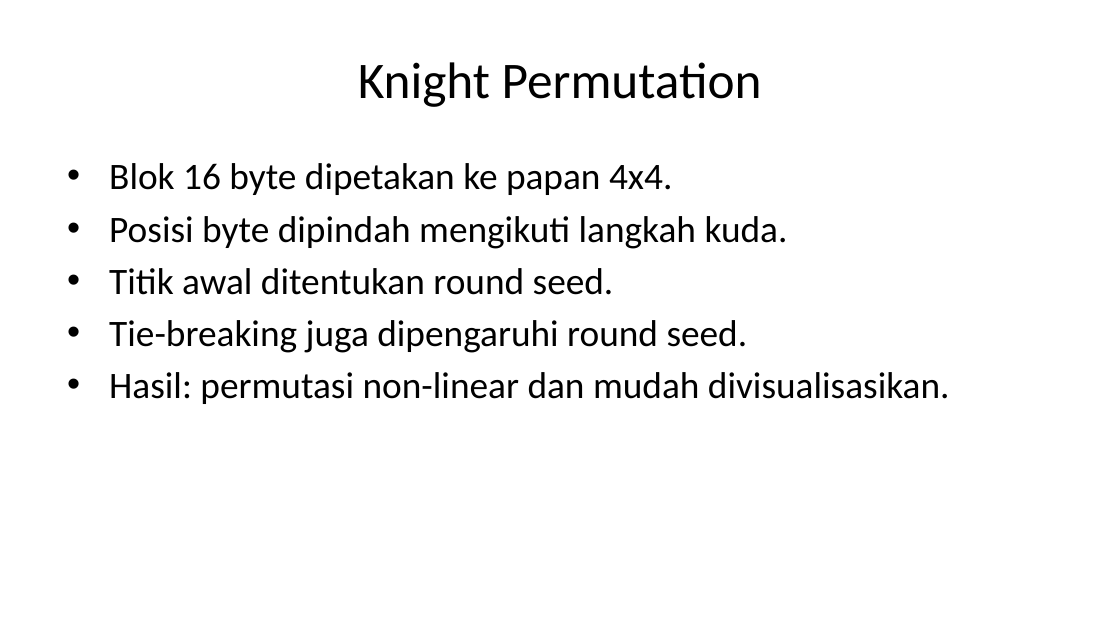
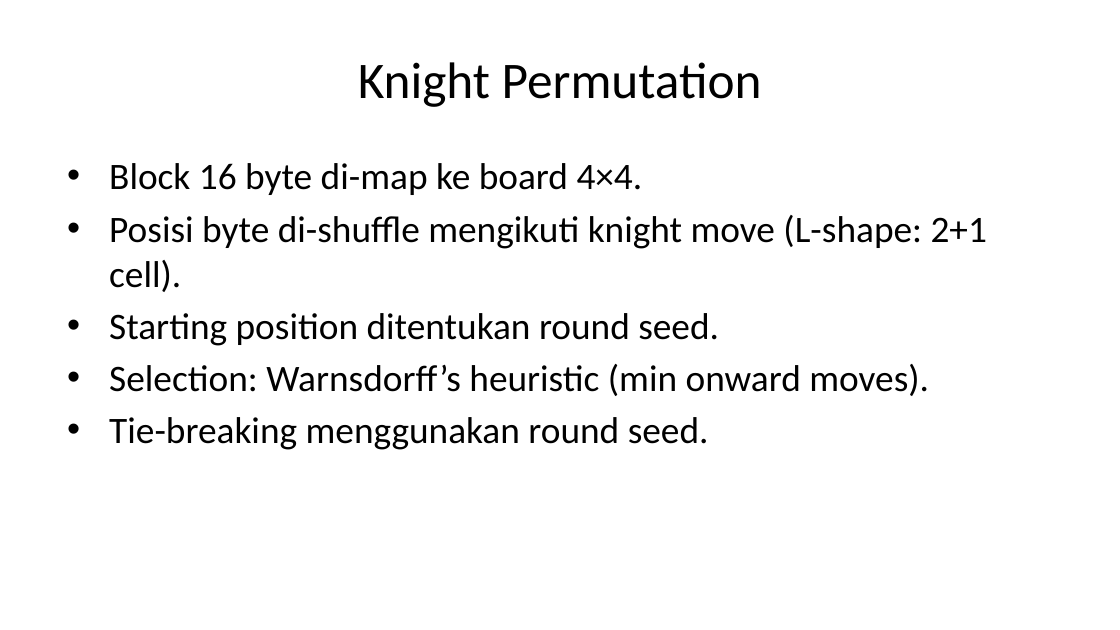
Before and after one commit to riskihajar/knight-chaos-cipher, a slide deck: slide 7 of slides/slides-knight-chaos-cipher.pptx. Drawn at 1120x630 pixels with LibreOffice and Linux fonts; fonts in the diff are those of the drawing. Boxes give left, top, right and bottom in pixels: in the first picture for what was removed or moved away, otherwise in the second. Text is boxed around its words. In the diff, an @@ line names an element or a change of style, - is before the commit and + after.

```diff
--- a/slides/slides-knight-chaos-cipher.pptx
+++ b/slides/slides-knight-chaos-cipher.pptx
@@ text at box(109, 163, 987, 450): text changed @@
-• Blok 16 byte dipetakan ke papan 4x4.
-• Posisi byte dipindah mengikuti langkah kuda.
-• Titik awal ditentukan round seed.
-• Tie-breaking juga dipengaruhi round seed.
-• Hasil: permutasi non-linear dan mudah divisualisasikan.
+• Block 16 byte di-map ke board 4×4.
+• Posisi byte di-shuffle mengikuti knight move (L-shape: 2+1 cell).
+• Starting position ditentukan round seed.
+• Selection: Warnsdorff’s heuristic (min onward moves).
+• Tie-breaking menggunakan round seed.
```
Also in this commit, not shown: 8 other slides changed, 6 slides added, 4 slides removed, 3 other files.
